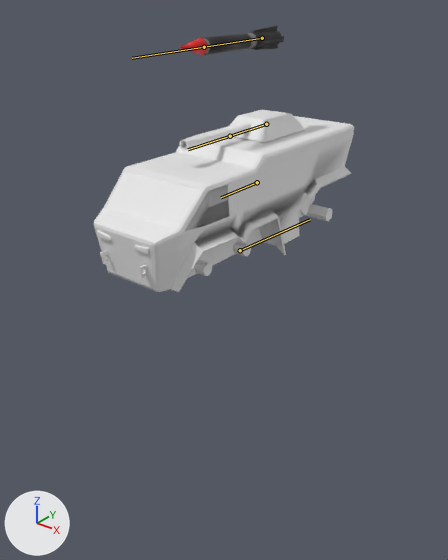
What one commit did to the FBX model Kart Proj/Assets/Characters/SGT Tanks/Both/Tank.fbx.
Rendered twice from a camera (50 mm lens) standing at (6.54, -8.66, 4.64) and looking at (-0.45, 0.08, -0.78). Lighting does not change. The marker at lower left points along +X, +Y and +Z. The bones that bend it are drawn over the model as lines.

The first picture shows 'Tank'.
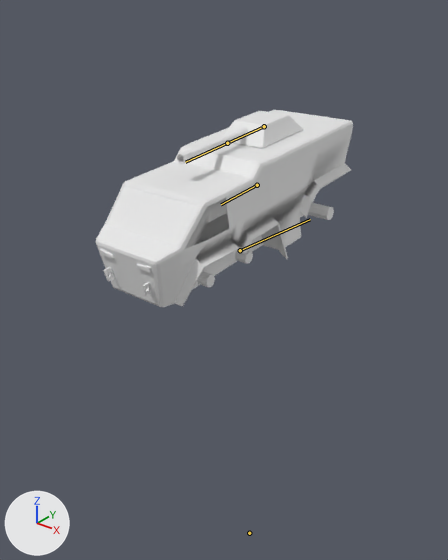
The newer file adds an action. The first version stands in its rest pose; the second is drawn at frame 3 of the action 'Rig|Tank_Boost'.

Boxes [x1, y1, x2, y2] around the edits, measured in the pictures (448 x 560 px):
'Tank', posed
    before: [94, 26, 354, 292]
    after: [96, 110, 353, 307]
bone 'Corpo', root to tip
    before: (257, 182) to (221, 197)
    after: (257, 185) to (221, 204)
bone 'Missile', root to tip
    before: (262, 38) to (204, 47)
    after: (249, 533) to (249, 533)

Edits to the bpy script that builds the scene:
```text
Change bone_corpo:
    where bone_corpo = bpy.data.objects['Rig'].pose.bones['Corpo']  # child of 'Master'
    bone_corpo.location: (0.0, 0.0, 0.0) -> (0.0, 0.0, -0.05)
    bone_corpo.rotation_quaternion: (1.0, 0.0, 0.0, 0.0) -> (0.999, -0.038, 0.0, 0.0)  # degrees (0, 0, 0) -> degrees (-4, 0, 0)
Change bone_missile:
    where bone_missile = bpy.data.objects['Rig'].pose.bones['Missile']  # child of 'Master'
    bone_missile.location: (0.0, 0.0, 0.0) -> (0.0, 0.24, -11.6)
    bone_missile.rotation_quaternion: (1.0, 0.0, 0.0, 0.0) -> (0.0, 0.0, 0.0, 2.0)  # degrees (0, 0, 0) -> degrees (0, 0, 180)
    bone_missile.scale: (1.0, 1.0, 1.0) -> (0.0, 0.0, 0.0)
```
